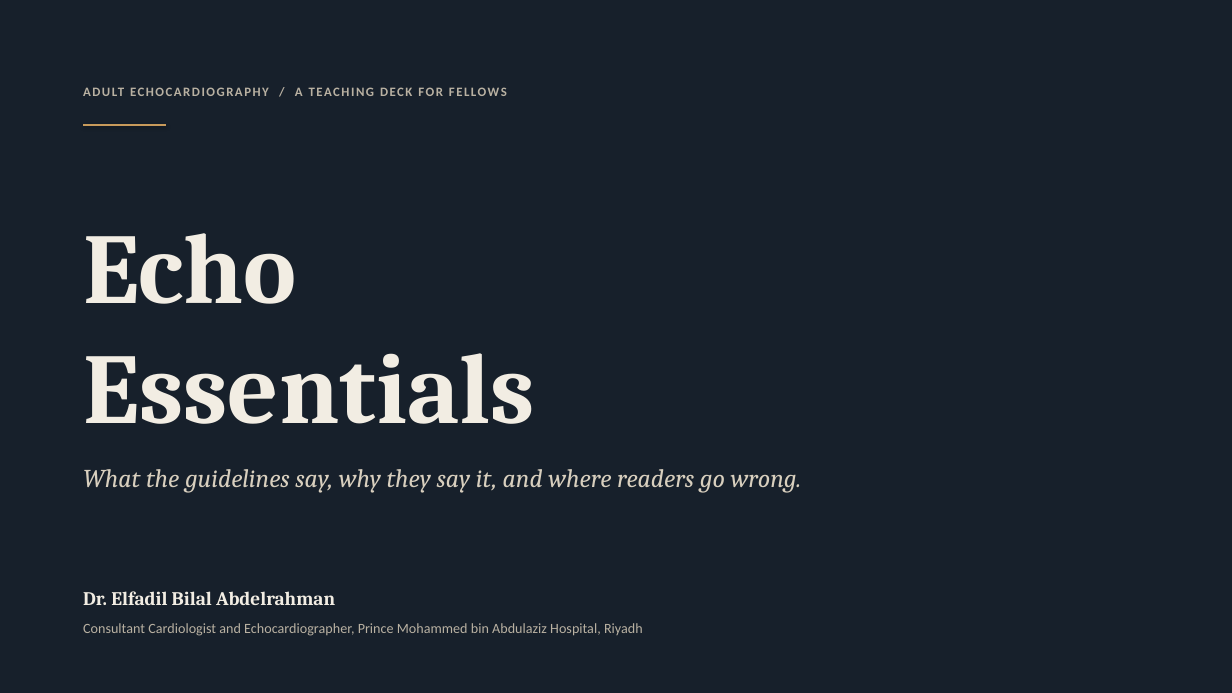
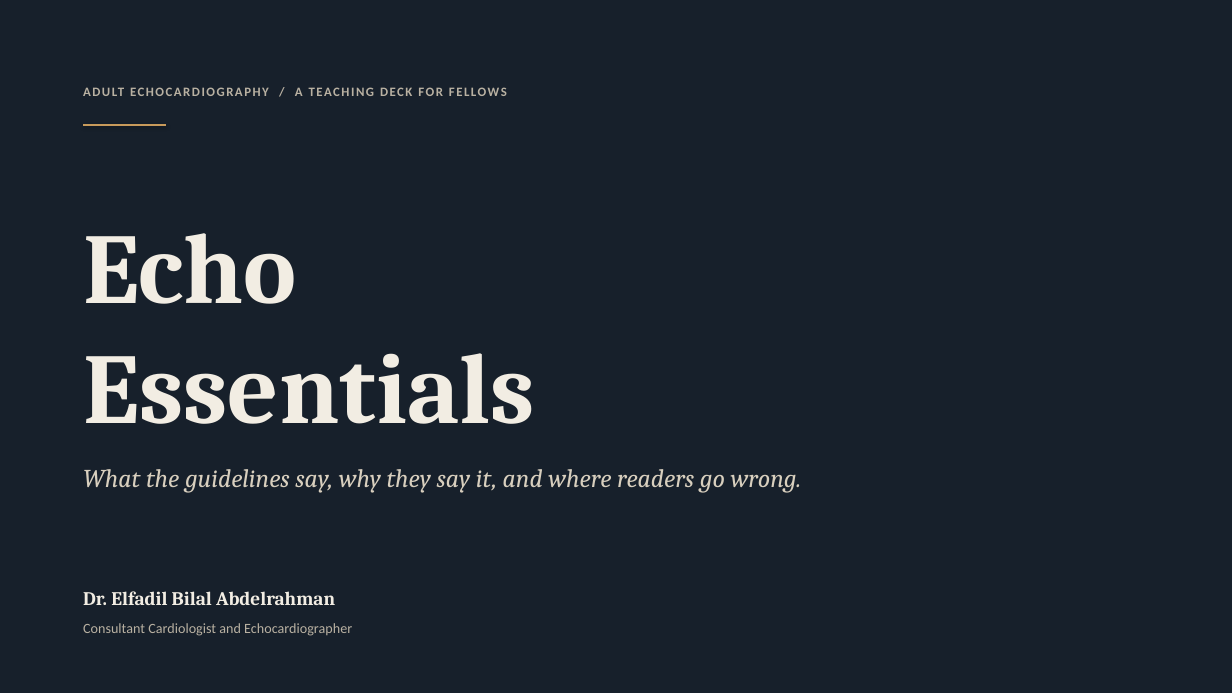
Before and after one commit to fadilbilal56/-, a slide deck: slide 1 of echo-essentials/dist/2_Echo_Essentials_Teaching_Slides.pptx. Drawn at 1232x693 pixels with LibreOffice and Linux fonts; fonts in the diff are those of the drawing. Boxes give left, top, right and bottom in pixels: in the first picture for what was removed or moved away, otherwise in the second. Text is boxed around its words. In the diff, an @@ line names an element or a change of style, - is before the commit and + after.

```diff
--- a/echo-essentials/dist/2_Echo_Essentials_Teaching_Slides.pptx
+++ b/echo-essentials/dist/2_Echo_Essentials_Teaching_Slides.pptx
@@ text at (83,623,352,636): text changed @@
-Consultant Cardiologist and Echocardiographer, Prince Mohammed bin Abdulaziz Hospital, Riyadh
+Consultant Cardiologist and Echocardiographer
```
Also in this commit, not shown: 15 other files.
